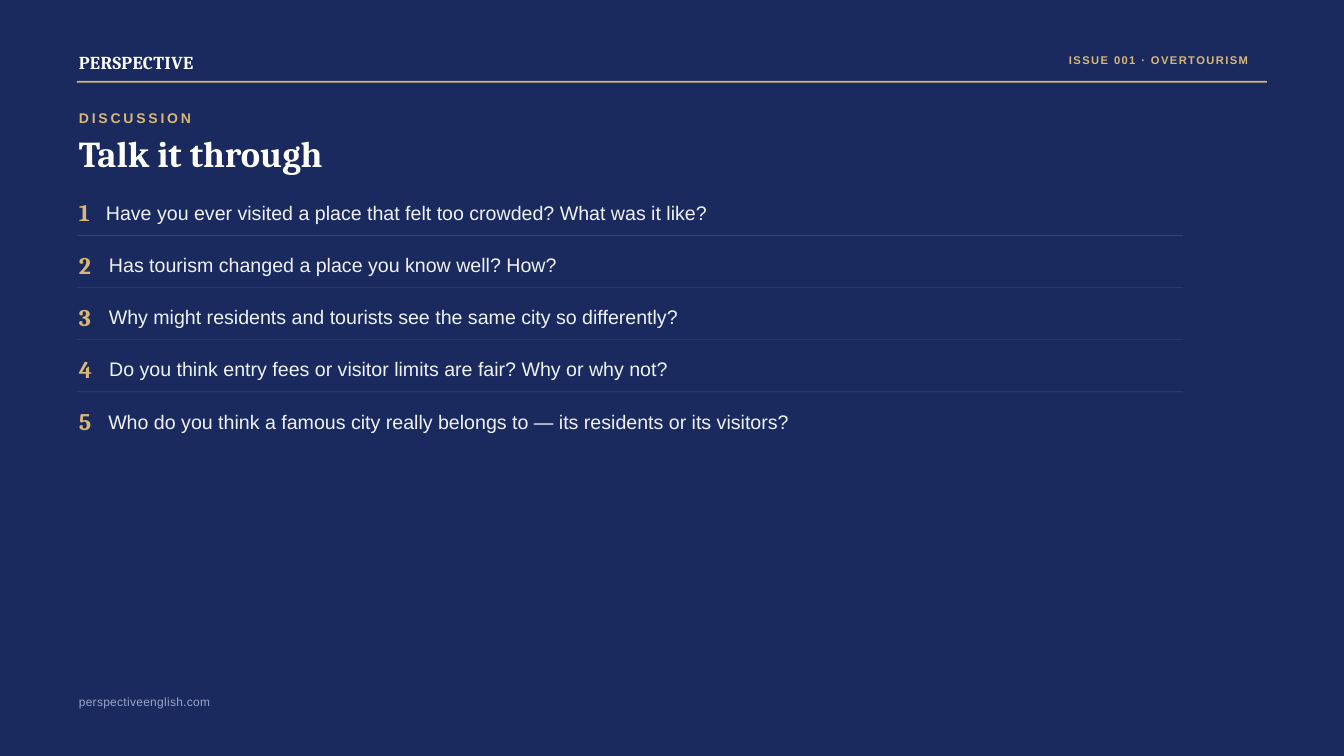
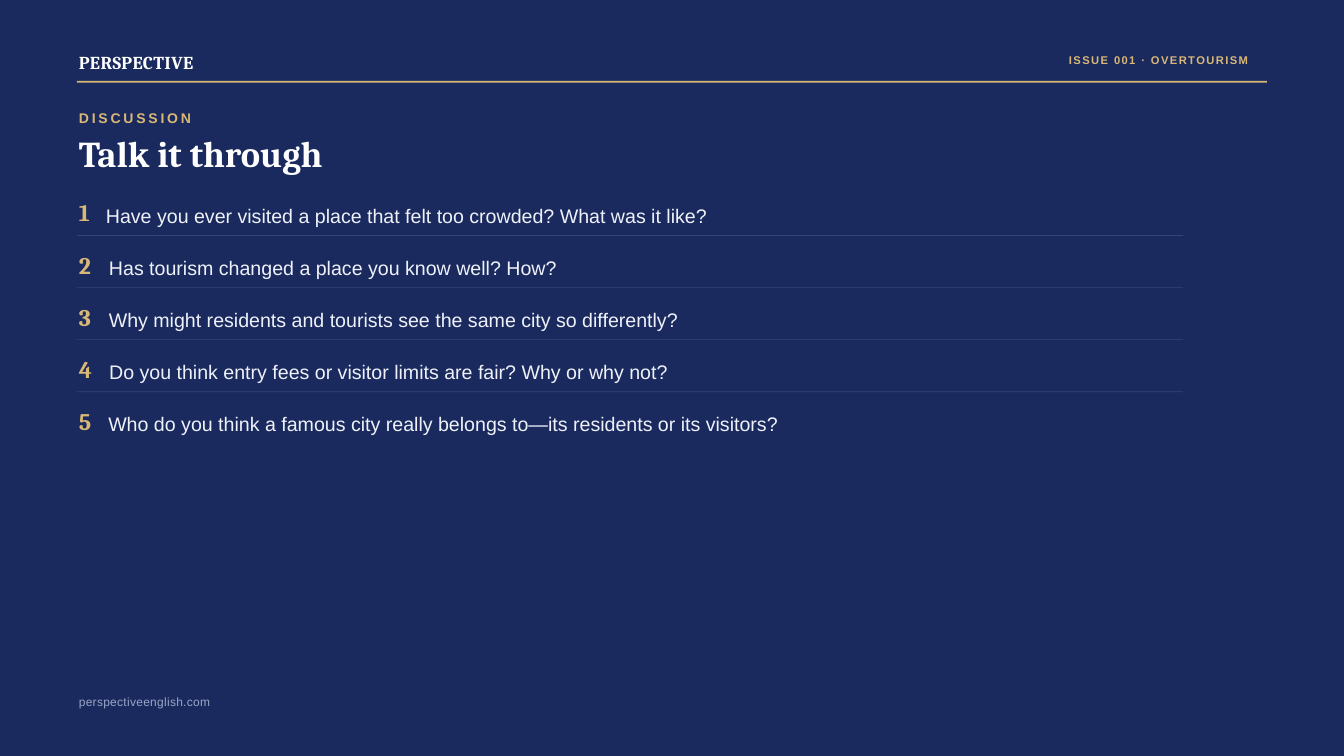
Before and after one commit to Swinka85/perspective-english, a slide deck: slide 10 of downloads/issue001-overtourism.pptx. Drawn at 1344x756 pixels with LibreOffice and Linux fonts; fonts in the diff are those of the drawing. Boxes give left, top, right and bottom in pixels: in the first picture for what was removed or moved away, otherwise in the second. Text is boxed around its words. In the diff, an @@ line names an element or a change of style, - is before the commit and + after.

```diff
--- a/downloads/issue001-overtourism.pptx
+++ b/downloads/issue001-overtourism.pptx
@@ line spacing 1.04 to 1.14 in 4 elements at <box>106,208,706,227</box>, <box>109,260,556,279</box>, <box>109,312,677,331</box>, <box>109,364,667,383</box> @@
@@ text at <box>108,416,778,435</box>: text changed @@
-Who do you think a famous city really belongs to — its residents or its visitors?
+Who do you think a famous city really belongs to—its residents or its visitors?
```
Also in this commit, not shown: 14 other slides changed, 2 other files.
